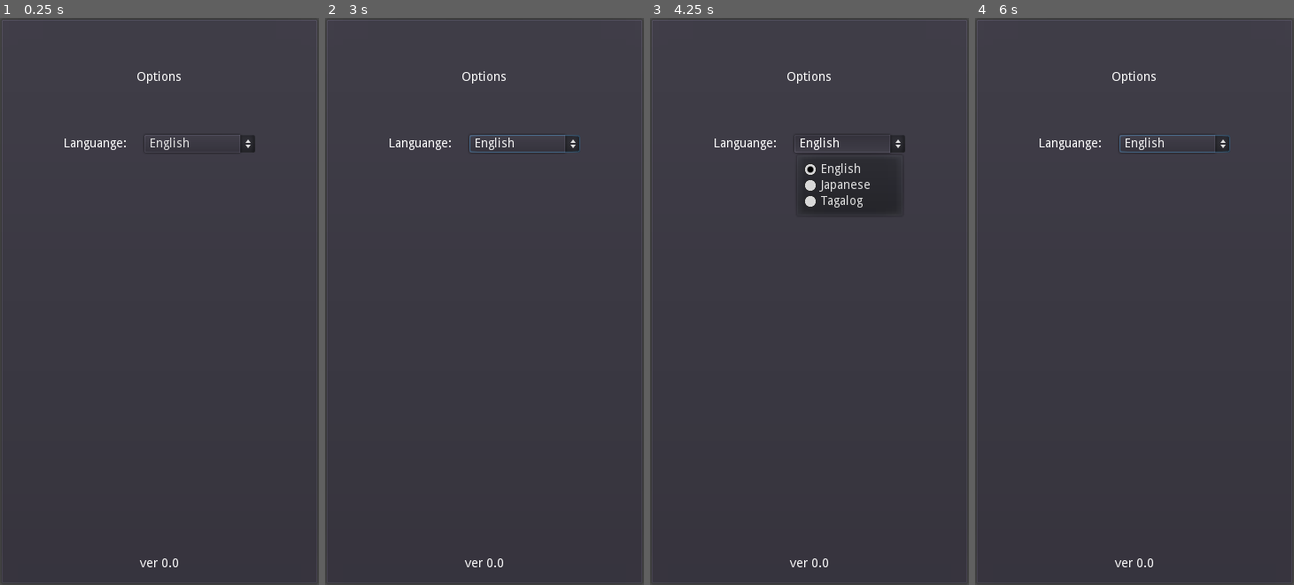
Above: before the commit, frames 1-4 (left to right).
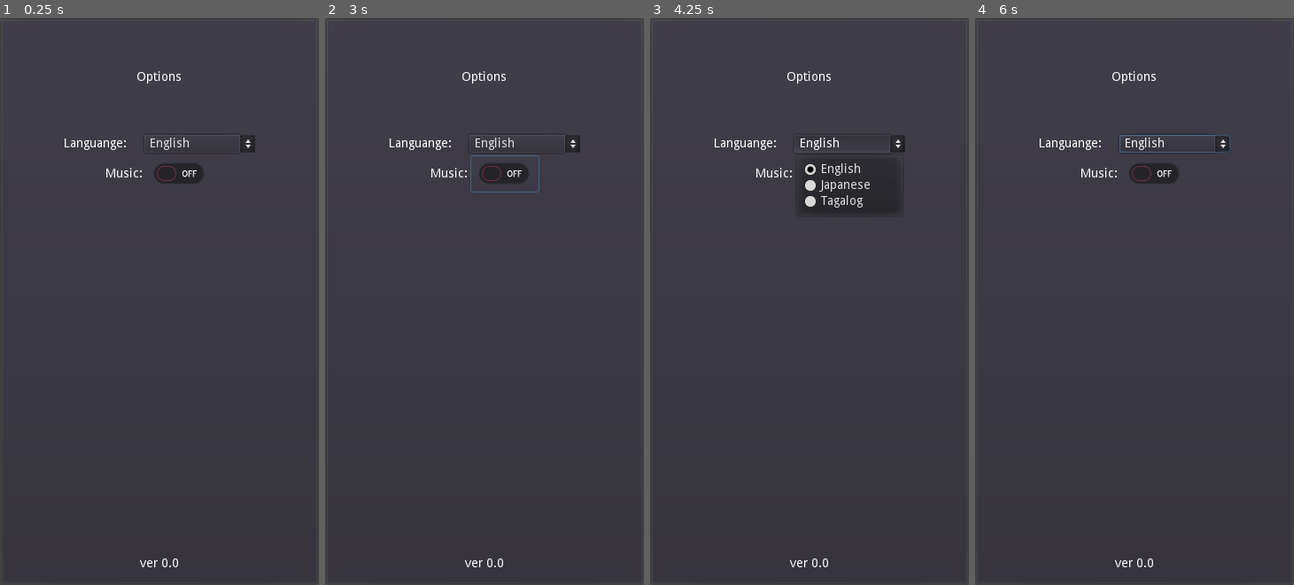
Above: after the commit, the same moments.

Repository: philipuriarte/A-Churchyard-of-Orphans
Game: Godot game, scene res://scenes/options_screen.tscn
Two runs of this game, one before a commit and one after it. Both use one fixed random seed, a clock stepped at 60 frames per second and the inputs below. This scene is started directly instead of the project's main scene.
Inputs (mouse positions are in pixels of both pictures, inside the frame that each line leads up to):
- Up to frame 1 (0.25 s): no input
- Up to frame 2 (3 s): click (503, 176) at 0.52 s; click "English" at 1.25 s; click "English" at 2 s; click (503, 176) at 2.77 s
- Up to frame 3 (4.25 s): click "English" at 3.5 s
- Up to frame 4 (6 s): click (1153, 176) at 4.27 s; tap Enter at 5 s; tap Space at 5.75 s

The runs differ from the first frame. In frame 1, 0.5% of the frame differs, in the area x 33-64%, y 25-30%; in frame 2, 0.7%, in the area x 33-80%, y 20-31%; in frame 3, less than 0.1%; in frame 4, 0.5%.

Commit message:
Add Music option nodes to options_screen

Diff:
--- a/scenes/options_screen.tscn
+++ b/scenes/options_screen.tscn
@@ -57,6 +57,25 @@
 items = [ "English", null, false, 0, null, "Japanese", null, false, 1, null, "Tagalog", null, false, 2, null ]
 selected = 0
 
+[node name="Music" type="HBoxContainer" parent="MarginContainer/MainCointainer/OptionsContainer"]
+margin_top = 24.0
+margin_right = 326.0
+margin_bottom = 64.0
+alignment = 1
+
+[node name="MusicLabel" type="Label" parent="MarginContainer/MainCointainer/OptionsContainer/Music"]
+margin_left = 102.0
+margin_top = 13.0
+margin_right = 144.0
+margin_bottom = 27.0
+text = "Music:"
+
+[node name="CheckButton" type="CheckButton" parent="MarginContainer/MainCointainer/OptionsContainer/Music"]
+margin_left = 148.0
+margin_right = 224.0
+margin_bottom = 40.0
+toggle_mode = false
+
 [node name="BottomText" type="Label" parent="MarginContainer/MainCointainer"]
 margin_top = 592.0
 margin_right = 326.0
